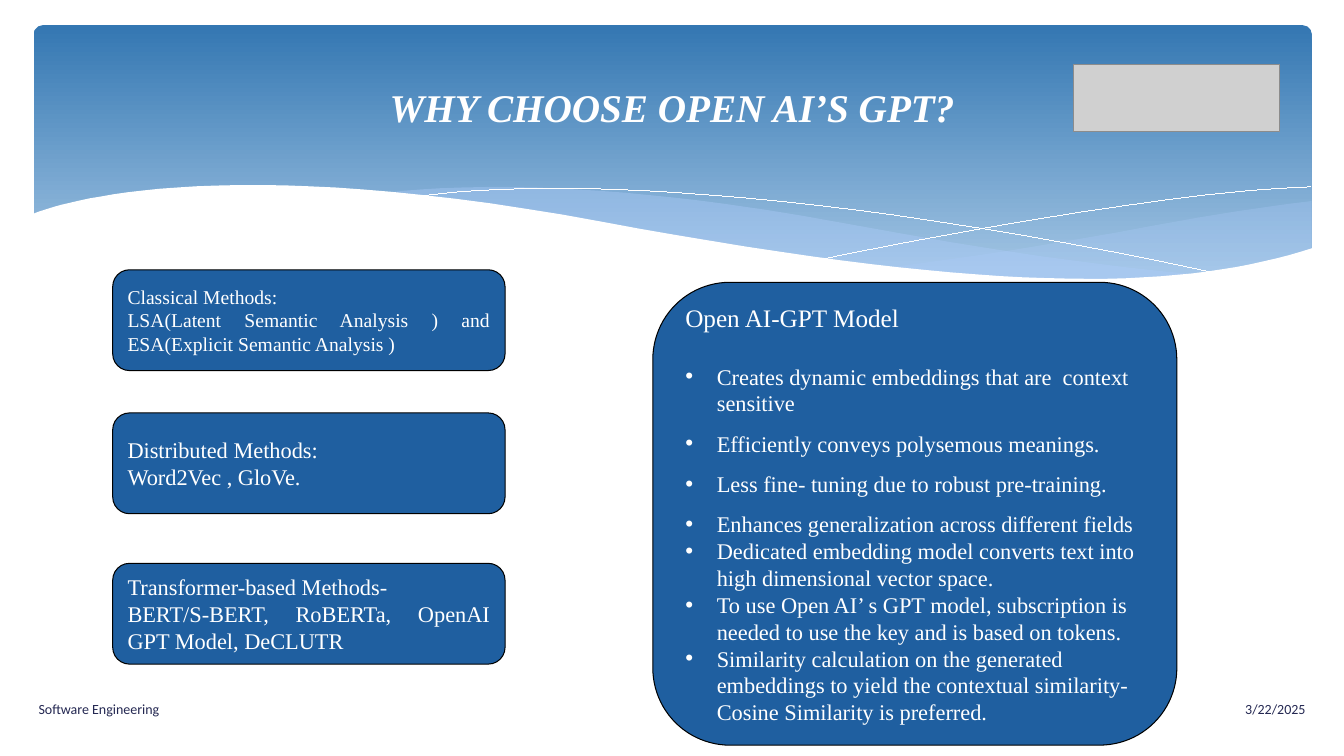
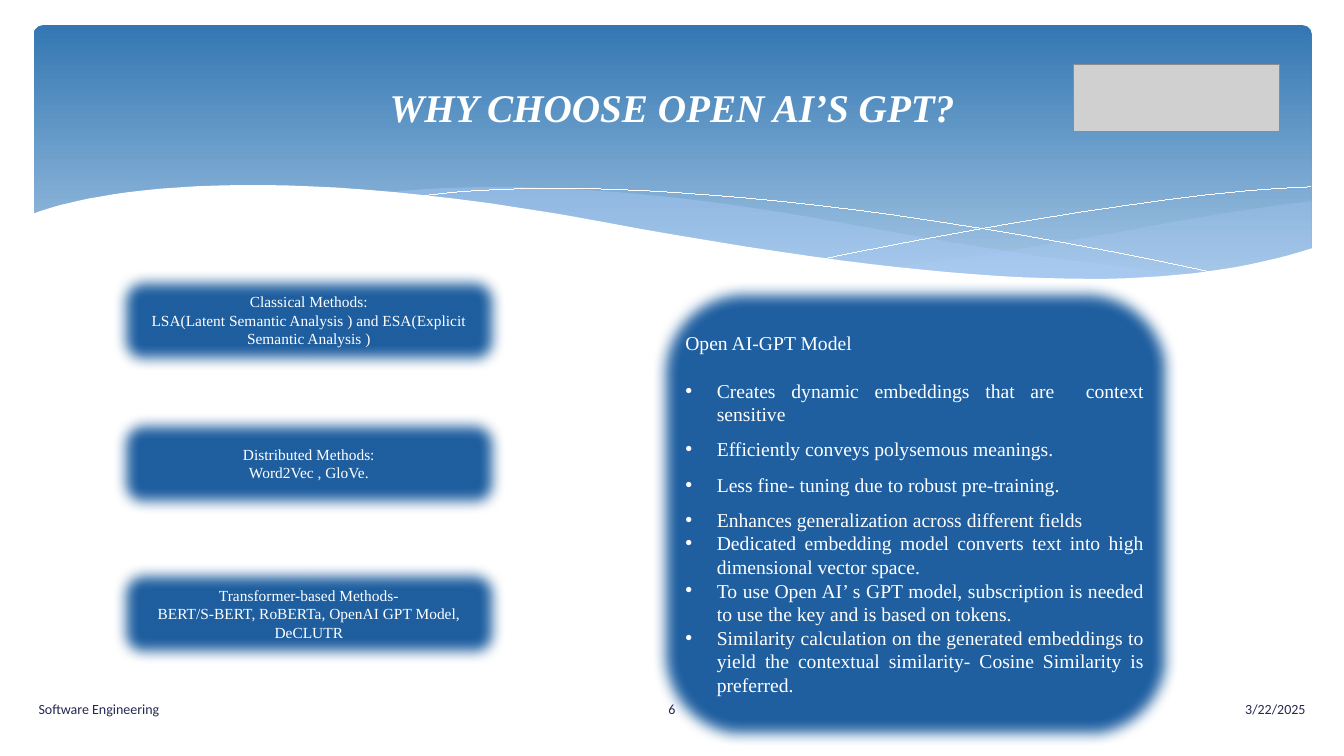
Before and after one commit to senthilmasters2024/Tech_Tweakers, a slide deck: slide 6 of SemanticAnalysisTextualData/SemanticAnalysisTextualData/Documentation/SemanticAnalysisTextualData.pptx. Drawn at 1344x756 pixels with LibreOffice and Linux fonts; fonts in the diff are those of the drawing; grey boxes stand for pictures. Boxes give left, top, right and bottom in pixels: in the first picture for what was removed or moved away, otherwise in the second. Text is boxed around its words. In the diff, an @@ line names an element or a change of style, - is before the commit and + after.

```diff
--- a/SemanticAnalysisTextualData/SemanticAnalysisTextualData/Documentation/SemanticAnalysisTextualData.pptx
+++ b/SemanticAnalysisTextualData/SemanticAnalysisTextualData/Documentation/SemanticAnalysisTextualData.pptx
@@ rounded rectangle "Classical Methods:" at bbox=[113, 270, 505, 371]: size 14 to 11 pt; alignment justified to centre @@
@@ rounded rectangle "Open AI-GPT Model" at bbox=[653, 282, 1178, 745]: size 18 to 14 pt in "Open AI-GPT Model"; size 16 to 14 pt; alignment left to justified @@
@@ rounded rectangle "Distributed Methods:" at bbox=[113, 413, 505, 514]: size 16 to 11 pt; alignment justified to centre @@
@@ rounded rectangle "Transformer-based Methods-" at bbox=[113, 564, 505, 664]: size 16 to 11 pt; alignment justified to centre @@
```
Also in this commit, not shown: 10 other slides changed, 5 other files.
